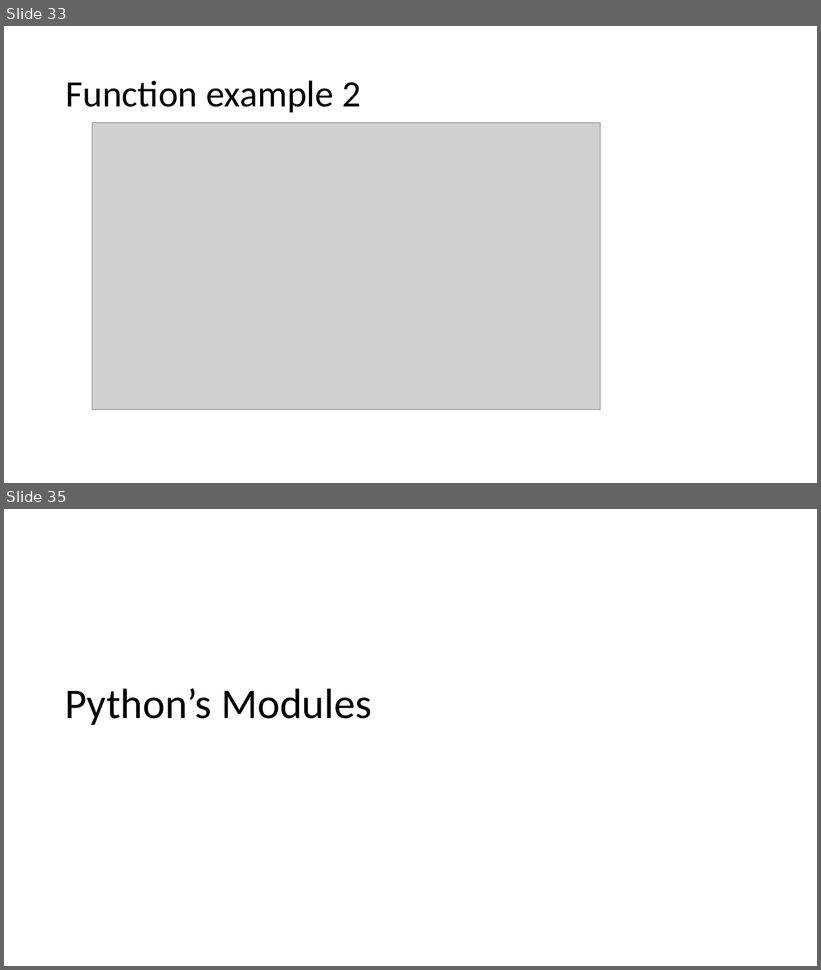
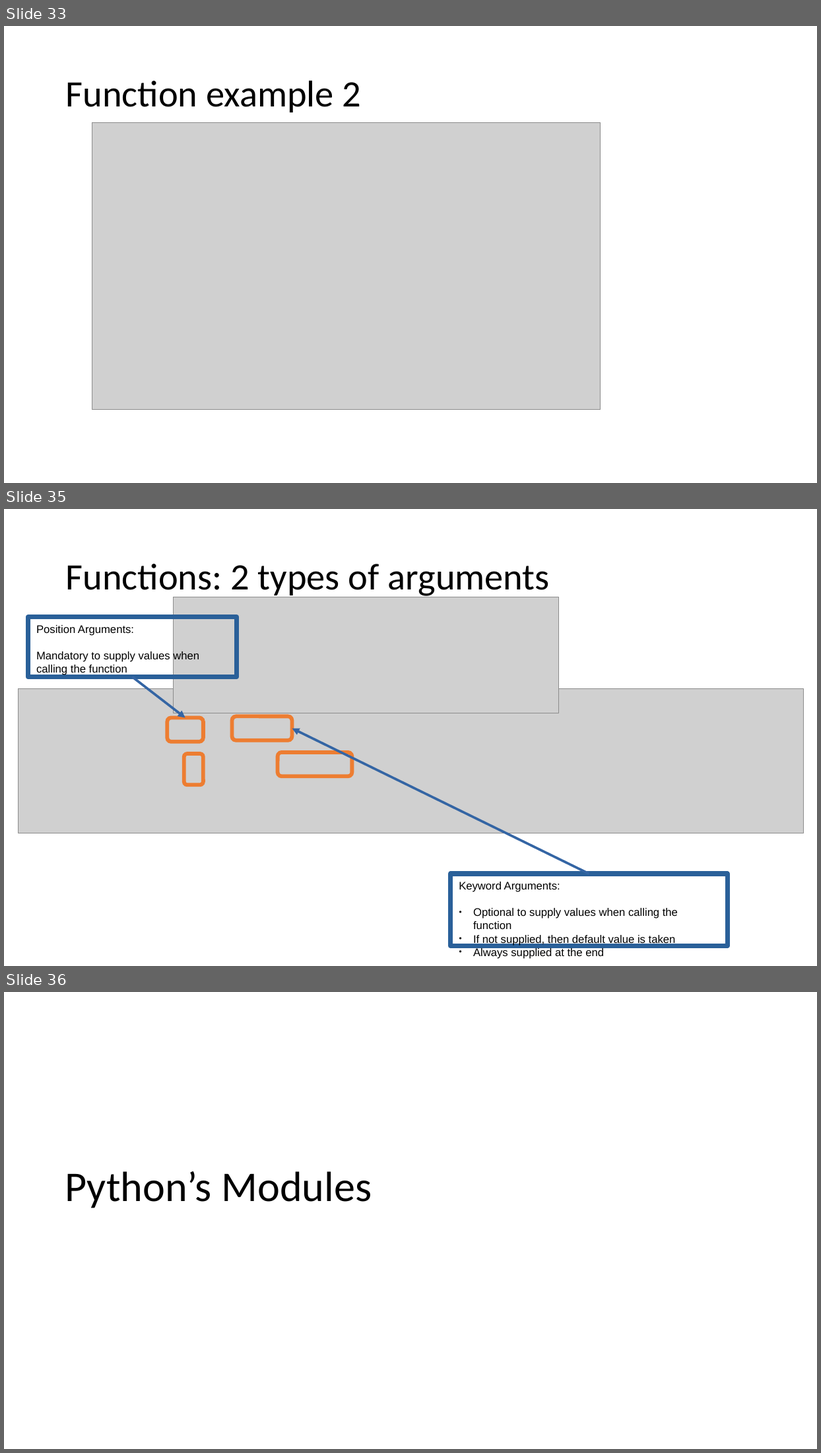
Before and after one commit to hariseldon99/msph306, a slide deck: notes/Intro-Python-2.pptx. Shown one above the other, each under a label of ours: slides 33 and 35 before the commit, slides 33, 35 and 36 after it; the slides between them are not shown. The pictures are 821x970 and 821x1453 pixels, drawn with LibreOffice and Linux fonts; fonts in the diff are those of the drawing; grey boxes stand for pictures; background and template pictures are left out. Boxes give left, top, right and bottom in pixels: in the first picture for what was removed or moved away, otherwise in the second. Text is boxed around its words. In the diff, an @@ line names an element or a change of style, - is before the commit and + after.

```diff
--- a/notes/Intro-Python-2.pptx
+++ b/notes/Intro-Python-2.pptx
@@ slide 35 added at (4, 509, 817, 966), background #FFFFFF @@
@@ title added at (66, 564, 550, 598), 44 pt, text #000000 @@
+Functions: 2 types of arguments
@@ picture added at (173, 597, 558, 714) @@
@@ picture added at (19, 689, 803, 832) @@
@@ group added at (232, 716, 727, 946): 2 rounded rectangles, 1 rectangle, 1 arrow @@
+Keyword Arguments:
+● Optional to supply values when calling the function
+● If not supplied, then default value is taken
+● Always supplied at the end
@@ group added at (28, 617, 236, 785): 2 rounded rectangles, 1 rectangle, 1 arrow @@
+Position Arguments:
+Mandatory to supply values when calling the function
@@ what was slide 35 is now slide 36 @@
```
Also in this commit, not shown: 11 slides changed, 2 other slides added.
